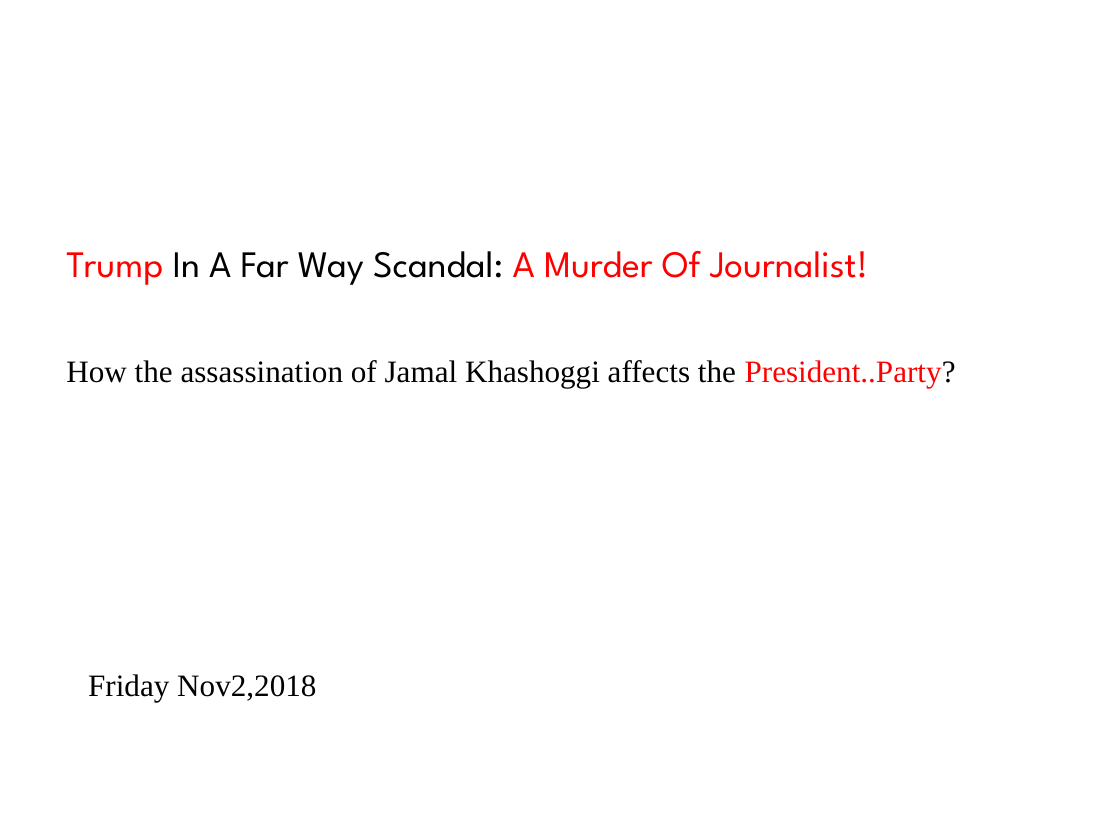
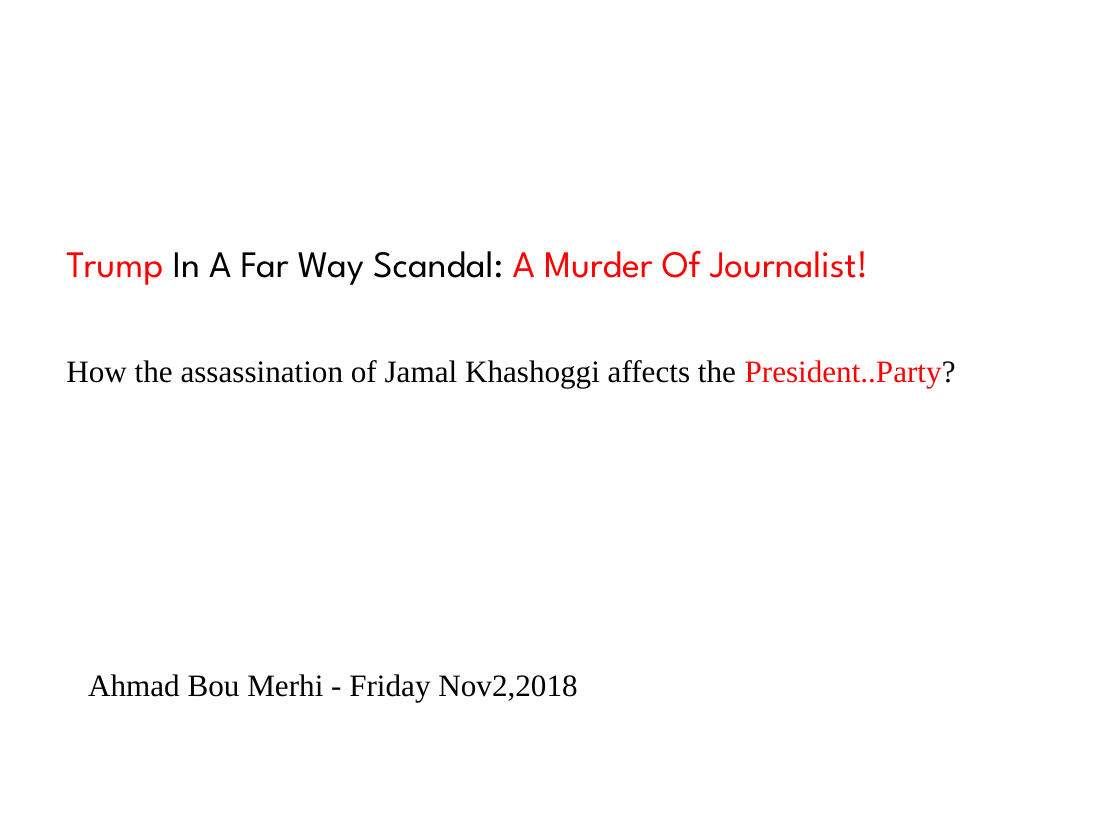
Before and after one commit to AhmadBouMerhi/Democratic-Party-Vs-Republican, a slide deck: slide 1 of Trump Image.pptx. Drawn at 1120x840 pixels with LibreOffice and Linux fonts; fonts in the diff are those of the drawing. Boxes give left, top, right and bottom in pixels: in the first picture for what was removed or moved away, otherwise in the second. Text is boxed around its words. In the diff, an @@ line names an element or a change of style, - is before the commit and + after.

```diff
--- a/Trump Image.pptx
+++ b/Trump Image.pptx
@@ text at box(88, 674, 577, 702): text changed @@
-Friday Nov2,2018
+Ahmad Bou Merhi - Friday Nov2,2018
```
Also in this commit, not shown: 1 other file.
